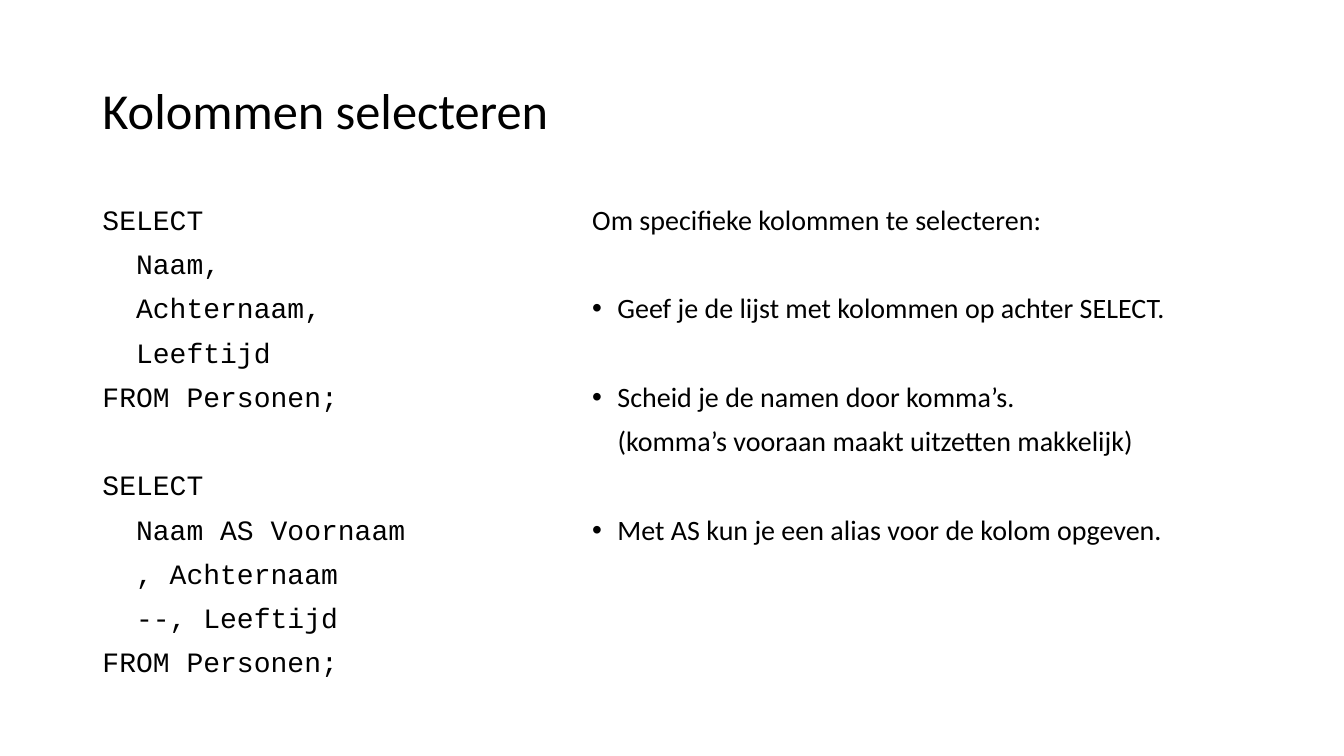
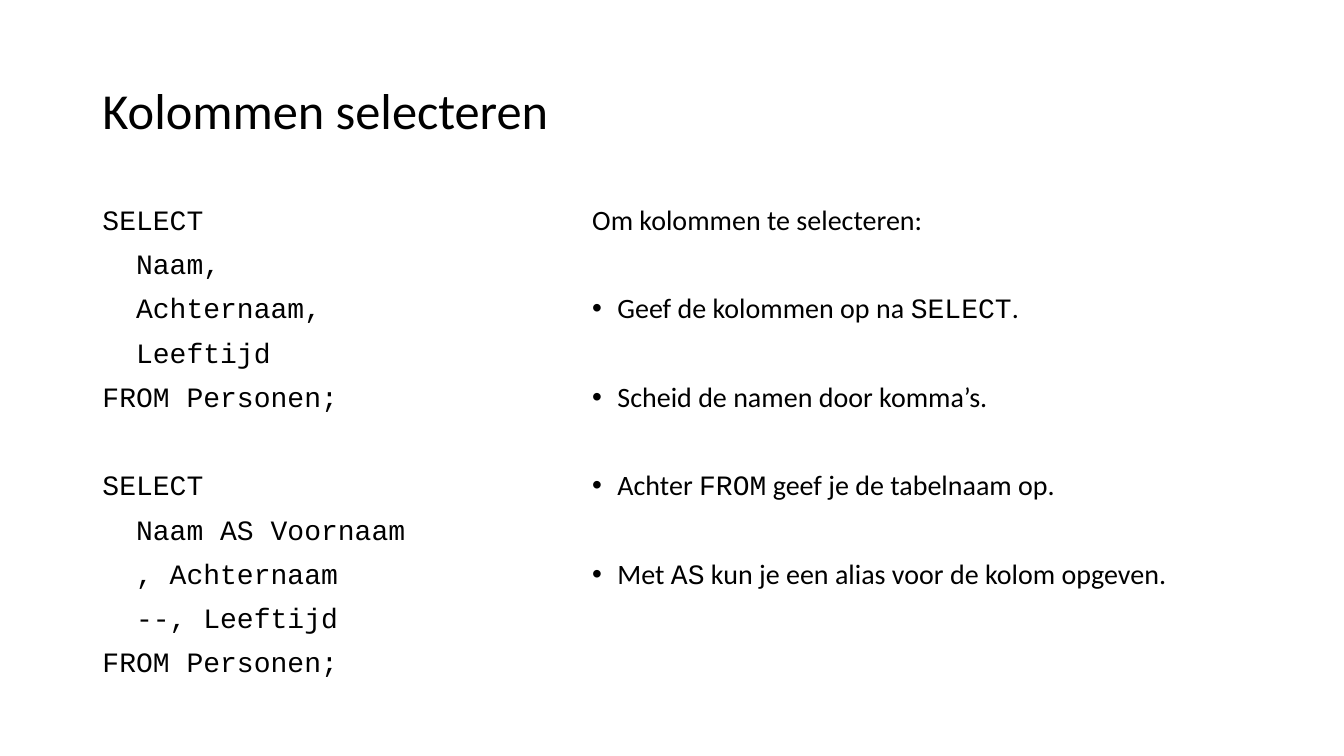
Before and after one commit to LFKoning/knowledge-sharing, a slide deck: slide 12 of sql/sql_introductie.pptx (slide 10 before the commit). Drawn at 1344x756 pixels with LibreOffice and Linux fonts; fonts in the diff are those of the drawing. Boxes give left, top, right and bottom in pixels: in the first picture for what was removed or moved away, otherwise in the second. Text is boxed around its words. In the diff, an @@ line names an element or a change of style, - is before the commit and + after.

```diff
--- a/sql/sql_introductie.pptx
+++ b/sql/sql_introductie.pptx
@@ text at box(592, 210, 1055, 500): text changed @@
-Om specifieke kolommen te selecteren:
-• Geef je de lijst met kolommen op achter SELECT.
-• Scheid je de namen door komma’s.
-(komma’s vooraan maakt uitzetten makkelijk)
+Om kolommen te selecteren:
+• Geef de kolommen op na SELECT.
+• Scheid de namen door komma’s.
+• Achter FROM geef je de tabelnaam op.
@@ text at box(617, 564, 1166, 589): font Calibri to Courier New in "AS" @@
```
Also in this commit, not shown: 48 other slides changed, 8 slides added, 2 slides removed.
